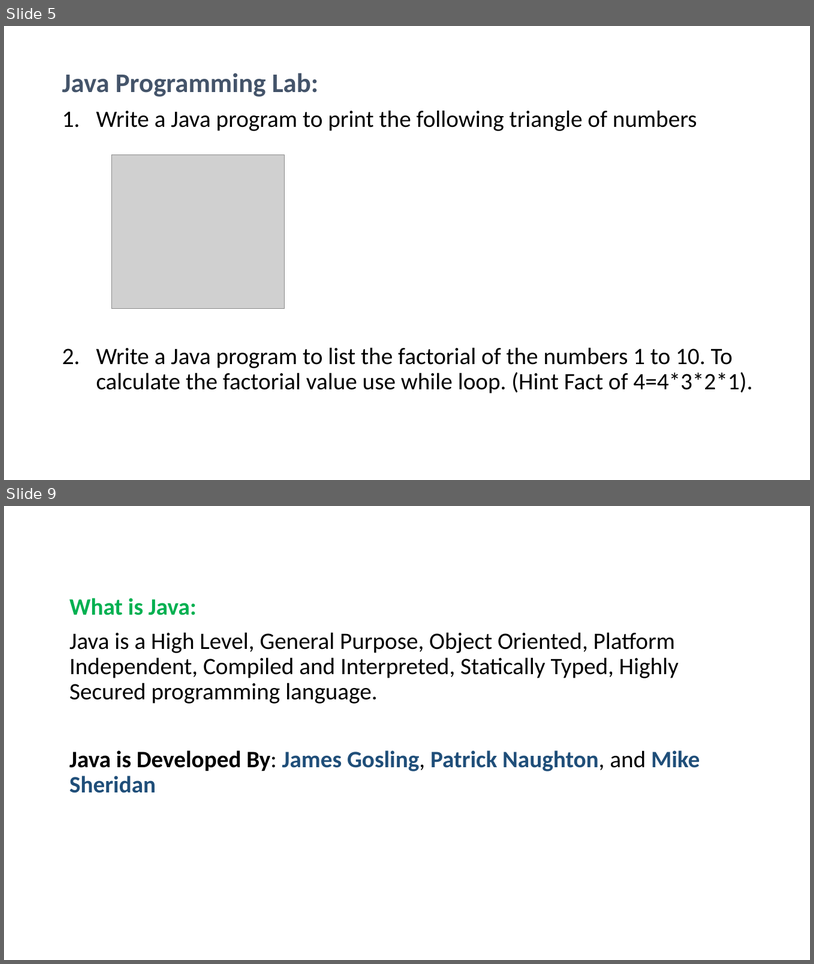
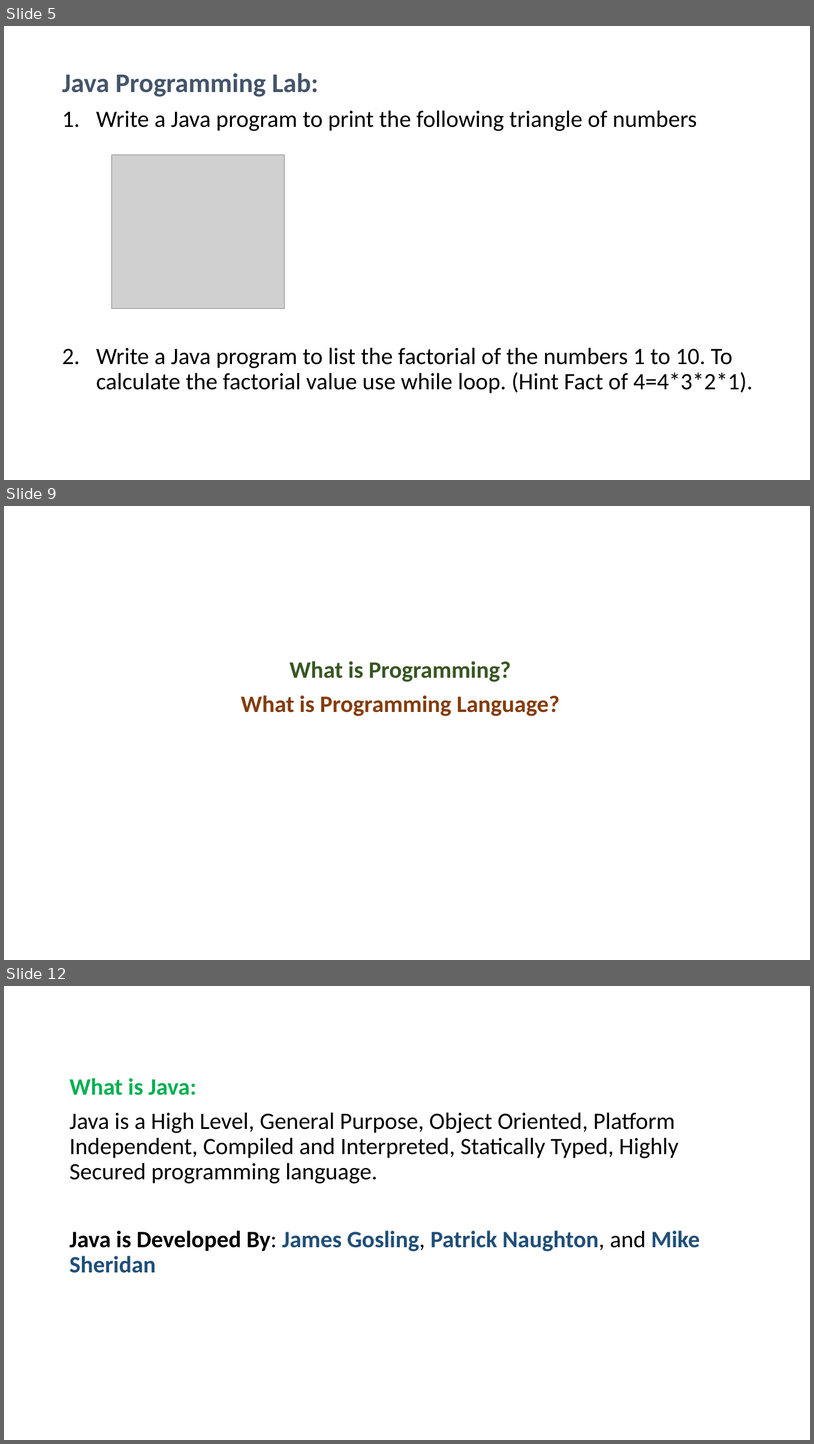
Before and after one commit to PRAMOD-VISHNU-NAIK/MCA-2nd-Sem-Shridevi-College, a slide deck: Theory Class-Notes/Java MCA-2.pptx. Shown one above the other, each under a label of ours: slides 5 and 9 before the commit, slides 5, 9 and 12 after it; the slides between them are not shown. The pictures are 814x964 and 814x1444 pixels, drawn with LibreOffice and Linux fonts; fonts in the diff are those of the drawing; grey boxes stand for pictures. Boxes give left, top, right and bottom in pixels: in the first picture for what was removed or moved away, otherwise in the second. Text is boxed around its words. In the diff, an @@ line names an element or a change of style, - is before the commit and + after.

```diff
--- a/Theory Class-Notes/Java MCA-2.pptx
+++ b/Theory Class-Notes/Java MCA-2.pptx
@@ slide 9 added at [4,506,810,960], background #FFFFFF @@
@@ text added at [241,661,560,716], 28 pt, text #843C0B, bold @@
+What is Programming?
+What is Programming Language?
@@ what was slide 9 is now slide 12 @@
```
Also in this commit, not shown: 3 slides changed, 2 other slides added, 2 slides removed, 1 other file.
